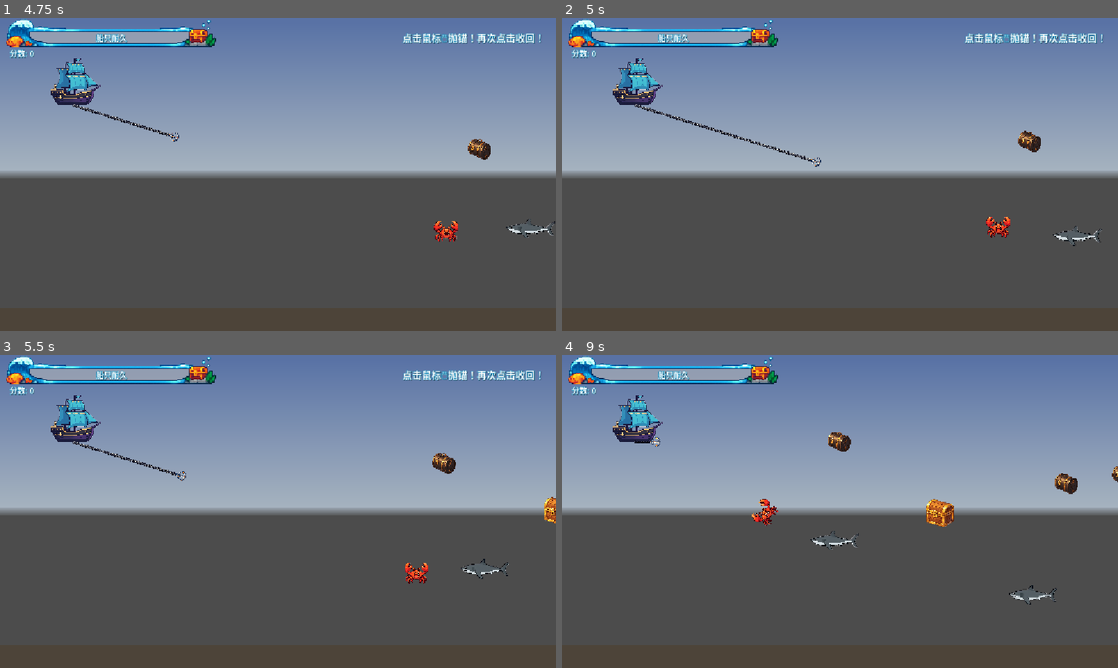
Above: before the commit, frames 1-4 (two rows, left to right).
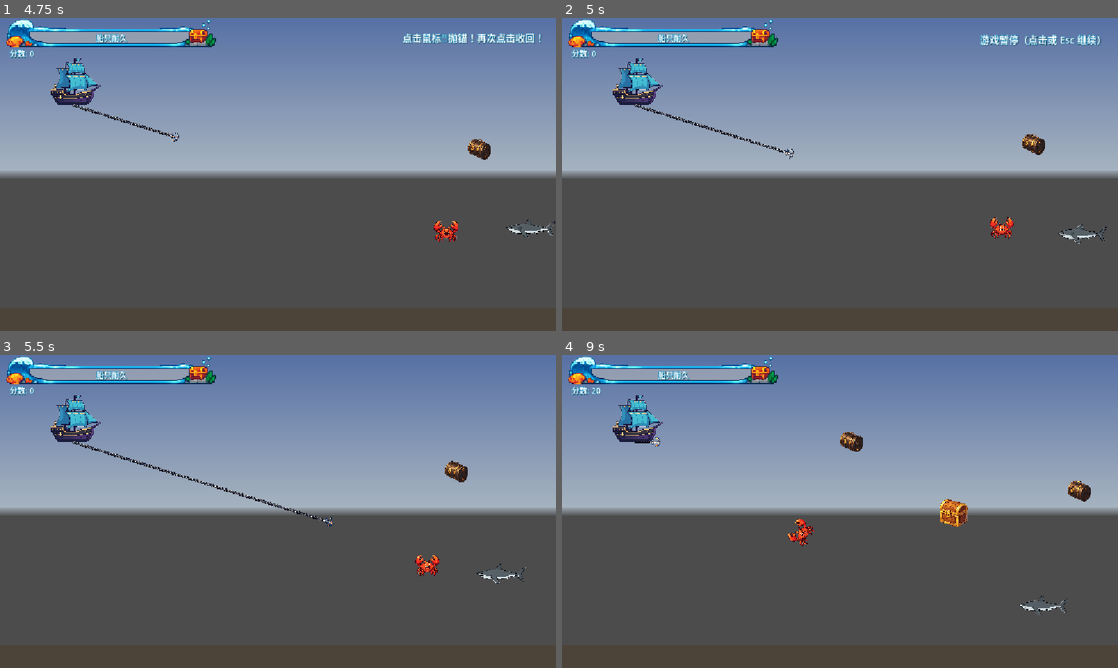
Above: after the commit, the same moments.

Repository: hysonger/anchor-loot
Game: Godot game, scene res://scenes/main.tscn
Two runs of this game, one before a commit and one after it. Both use one fixed random seed, a clock stepped at 60 frames per second and the inputs below. A sky picture missing from this copy of the repository is replaced by a grey-blue gradient.
Inputs (mouse positions are in pixels of both pictures, inside the frame that each line leads up to):
- Up to frame 1 (4.75 s): click "开始游戏" at 0.5 s; tap Enter at 1.25 s; move the mouse to (400, 158) at 1.27 s; click (400, 158) at 1.42 s; move the mouse to (166, 190) at 2.02 s; click (166, 190) at 2.17 s; move the mouse to (333, 105) at 2.77 s; click (333, 105) at 2.92 s; move the mouse to (250, 237) at 3.52 s; click (250, 237) at 3.67 s; move the mouse to (444, 221) at 4.27 s; click (444, 221) at 4.42 s
- Up to frame 2 (5 s): tap Escape at 4.9 s
- Up to frame 3 (5.5 s): move the mouse to (111, 464) at 5.02 s; click (111, 464) at 5.17 s
- Up to frame 4 (9 s): move the mouse to (867, 511) at 5.77 s; click (867, 511) at 5.92 s; move the mouse to (756, 433) at 6.52 s; click (756, 433) at 6.67 s; move the mouse to (962, 495) at 7.27 s; click (962, 495) at 7.42 s; move the mouse to (728, 527) at 8.02 s; click (728, 527) at 8.17 s; move the mouse to (895, 442) at 8.77 s; click (895, 442) at 8.92 s

Frame 1 is identical in both runs. In frame 2, 1.4% of the frame differs, in the area x 39-98%, y 4-73%; in frame 3, 1.9%; in frame 4, 2.1%, in the area x 5-100%, y 10-84%.

Commit message:
添加游戏暂停功能

Diff:
--- a/autoload/game.gd
+++ b/autoload/game.gd
@@ -15,8 +15,11 @@
 signal game_over()
 signal flow_changed(state: FlowState)
 signal score_popup(points: int, multiplier: int, at_position: Vector2)
+signal paused()
+signal unpaused()
 
 var flow_state: FlowState = FlowState.READY
+var is_paused: bool = false
 var durability: int = MAX_DURABILITY
 var max_durability: int = MAX_DURABILITY
 var score: int = 0
@@ -75,6 +78,21 @@
 func is_playing() -> bool:
     return flow_state == FlowState.PLAYING
 
+func set_paused(on: bool) -> void:
+    if on == is_paused:
+        return
+    if on:
+        # Only allow pause during PLAYING.
+        if flow_state != FlowState.PLAYING:
+            return
+        is_paused = true
+        get_tree().paused = true
+        paused.emit()
+    else:
+        is_paused = false
+        get_tree().paused = false
+        unpaused.emit()
+
 func _ready() -> void:
     _audio_player = AudioStreamPlayer.new()
     add_child(_audio_player)
--- a/scenes/main.tscn
+++ b/scenes/main.tscn
@@ -6,6 +6,7 @@
 [ext_resource type="PackedScene" uid="uid://ddcku5q6ntjgr" path="res://scenes/ship.tscn" id="3_ship"]
 [ext_resource type="PackedScene" uid="uid://2nd43pddcdlb" path="res://scenes/anchor.tscn" id="4_anchor"]
 [ext_resource type="PackedScene" uid="uid://c1yf5nxnjn48i" path="res://scenes/hud.tscn" id="6_tefeu"]
+[ext_resource type="Script" uid="uid://16t4i30izto7xp" path="res://scripts/pause_handler.gd" id="7_pause_handler"]
 
 [node name="Main" type="Node2D" unique_id=854110732]
 script = ExtResource("1_main")
@@ -45,6 +46,9 @@
 
 [node name="Anchor" parent="." unique_id=1422301387 instance=ExtResource("4_anchor")]
 
+[node name="PauseHandler" type="Node" parent="."]
+script = ExtResource("7_pause_handler")
+
 [node name="HUD" parent="." unique_id=232882309 instance=ExtResource("6_tefeu")]
 
 [node name="MsgCleanTimer" type="Timer" parent="." unique_id=1657589178]
--- a/scripts/main.gd
+++ b/scripts/main.gd
@@ -14,6 +14,7 @@
 @onready var spawner: Spawner = $Spawner
 @onready var ship: Ship = $Ship
 @onready var anchor: Anchor = $Anchor
+@onready var pause_handler: Node = $PauseHandler
 @onready var durability_bar: ProgressBar = $HUD/DurabilityBar
 @onready var score_label: Label = $HUD/ScoreLabel
 @onready var message_label: Label = $HUD/MessageLabel
@@ -54,6 +55,9 @@
     _on_score_changed(Game.score)
     _on_flow_changed(Game.flow_state)
 
+    # Wire pause handler to message label.
+    pause_handler._message_label = message_label
+
 func _on_durability_changed(current: int, maxv: int) -> void:
     durability_bar.max_value = maxv
     durability_bar.value = current
@@ -62,6 +66,9 @@
     score_label.text = "分数: %d" % s
 
 func _on_flow_changed(state: Game.FlowState) -> void:
+    # Unpause when transitioning away from PLAYING (safety guard).
+    if Game.is_paused:
+        Game.set_paused(false)
     match state:
         Game.FlowState.READY:
             message_label.text = ""
--- /dev/null
+++ b/scripts/pause_handler.gd
@@ -0,0 +1,47 @@
+extends Node
+# PauseHandler: detects pause triggers (Esc, window focus loss) and resume
+# trigger (mouse click). Runs with PROCESS_MODE_ALWAYS so it continues to
+# function while get_tree().paused = true.
+
+var _message_label: Label = null  # injected by Main
+
+const PAUSE_MESSAGE := "游戏暂停（点击或 Esc 继续）"
+
+
+func _ready() -> void:
+    process_mode = PROCESS_MODE_ALWAYS
+    Game.paused.connect(_on_paused)
+    Game.unpaused.connect(_on_unpaused)
+
+
+func _notification(what: int) -> void:
+    if what == NOTIFICATION_WM_WINDOW_FOCUS_OUT:
+        if Game.is_playing() and not Game.is_paused:
+            Game.set_paused(true)
+
+
+func _input(event: InputEvent) -> void:
+    # Esc toggles pause during gameplay / resume during pause.
+    if event is InputEventKey and event.keycode == KEY_ESCAPE and event.pressed:
+        if Game.is_playing() and not Game.is_paused:
+            Game.set_paused(true)
+        elif Game.is_paused:
+            Game.set_paused(false)
+        get_viewport().set_input_as_handled()
+        return
+
+    # Resume trigger: any mouse click during pause.
+    if Game.is_paused and event is InputEventMouseButton and event.pressed:
+        Game.set_paused(false)
+        get_viewport().set_input_as_handled()
+        return
+
+
+func _on_paused() -> void:
+    if _message_label != null:
+        _message_label.text = PAUSE_MESSAGE
+
+
+func _on_unpaused() -> void:
+    if _message_label != null:
+        _message_label.text = ""
Not shown, added: scripts/pause_handler.gd.uid
